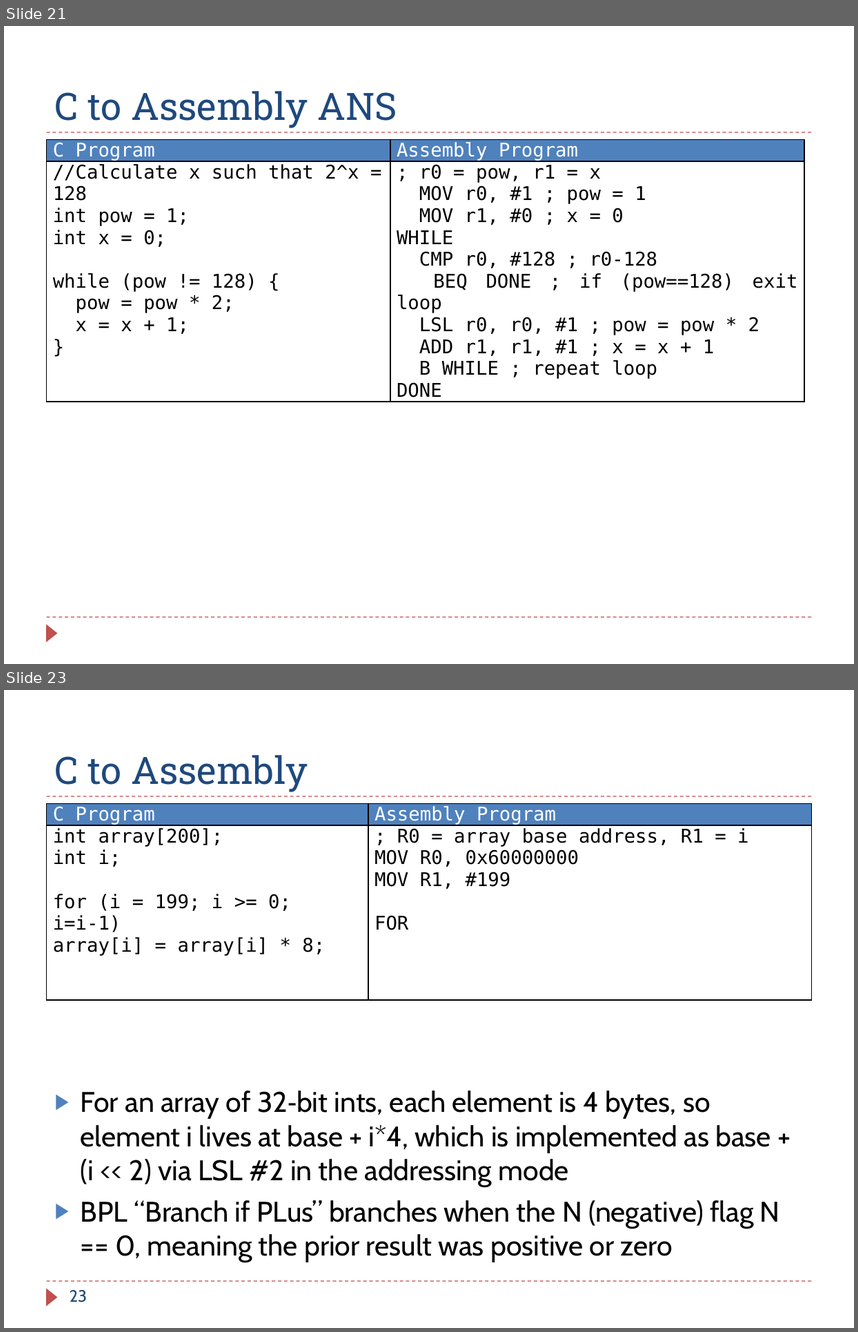
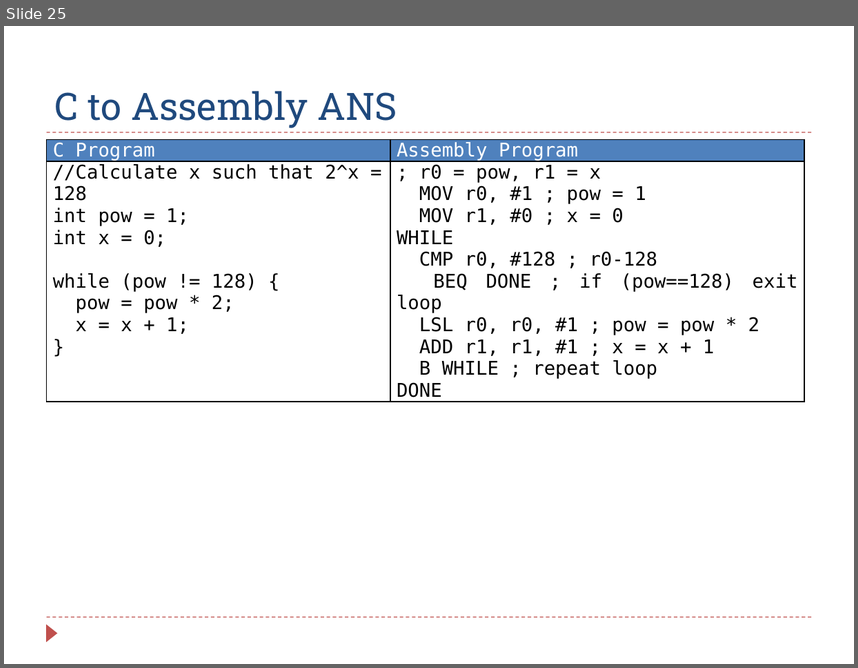
Before and after one commit to guhofstra/CSC111Fa25, a slide deck: PPTs/Ch6_ARM_Control_Flow_Exercises_ANS.pptx. Shown one above the other, each under a label of ours: slides 21 and 23 before the commit, slide 25 after it; the slides between them are not shown. The pictures are 858x1332 and 858x668 pixels, drawn with LibreOffice and Linux fonts; fonts in the diff are those of the drawing. Boxes give left, top, right and bottom in pixels: in the first picture for what was removed or moved away, otherwise in the second. Text is boxed around its words. In the diff, an @@ line names an element or a change of style, - is before the commit and + after.

```diff
--- a/PPTs/Ch6_ARM_Control_Flow_Exercises_ANS.pptx
+++ b/PPTs/Ch6_ARM_Control_Flow_Exercises_ANS.pptx
@@ slide 23 removed at (4,690,854,1328), background #FFFFFF; not listed: 3 template elements that a slide beside it also shows @@
@@ title removed at (55,755,308,792) @@
-C to Assembly
@@ table removed at (47,803,811,1007), 2 rows, 2 columns @@
-C Program | Assembly Program
-int array[200]; / int i; / for (i = 199; i >= 0; i=i-1) / array[i] = array[i] * 8; | ; R0 = array base address, R1 = i / MOV R0, 0x60000000 / MOV R1, #199 / FOR
@@ text removed at (81,1090,780,1262) @@
-▶ For an array of 32‑bit ints, each element is 4 bytes, so element i lives at base + i*4, which is implemented as base + (i << 2) via LSL #2 in the addressing mode
-▶ BPL “Branch if PLus” branches when the N (negative) flag N == 0, meaning the prior result was positive or zero
@@ page number removed at (70,1290,87,1302) @@
-23
@@ what was slide 21 is now slide 25 @@
```
Also in this commit, not shown: 10 slides changed, 4 slides added, 1 other slide removed, 1 other file.
